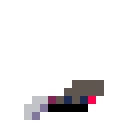
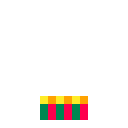
Two versions of the same layered image (128px x 128px). Layer-by-layer changes:
showed "SHELLS", painted on it over [40, 96, 88, 120]
hid "BALLISTA" over [24, 80, 104, 120]
